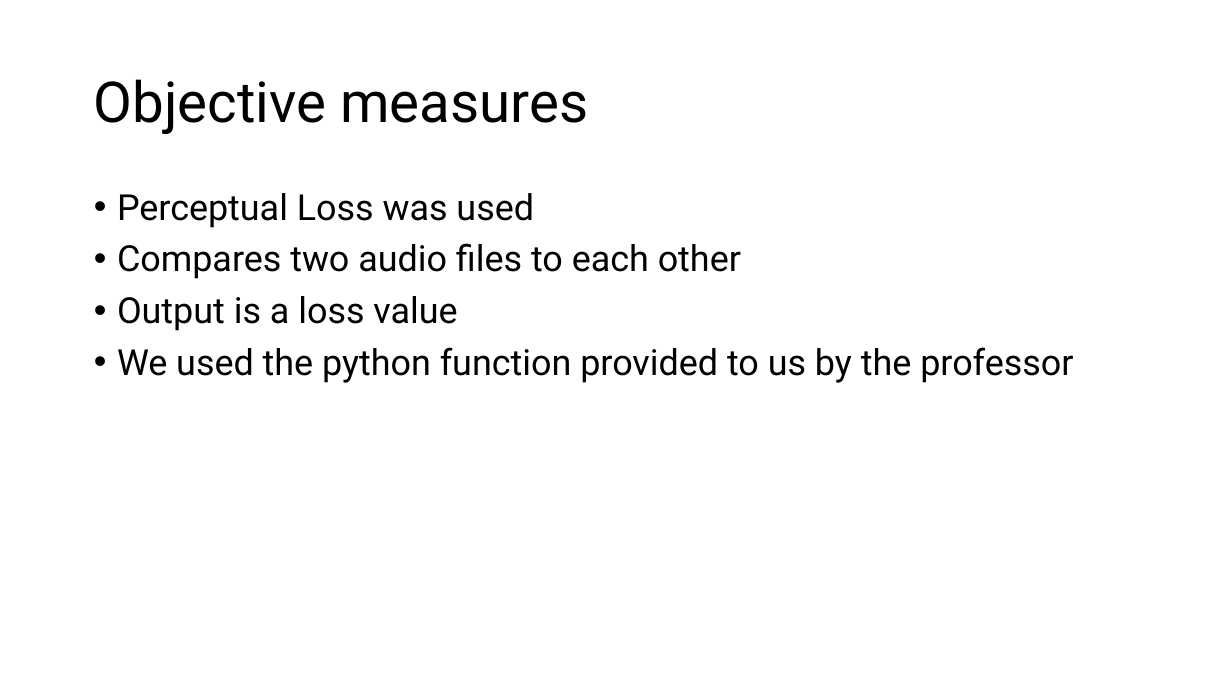
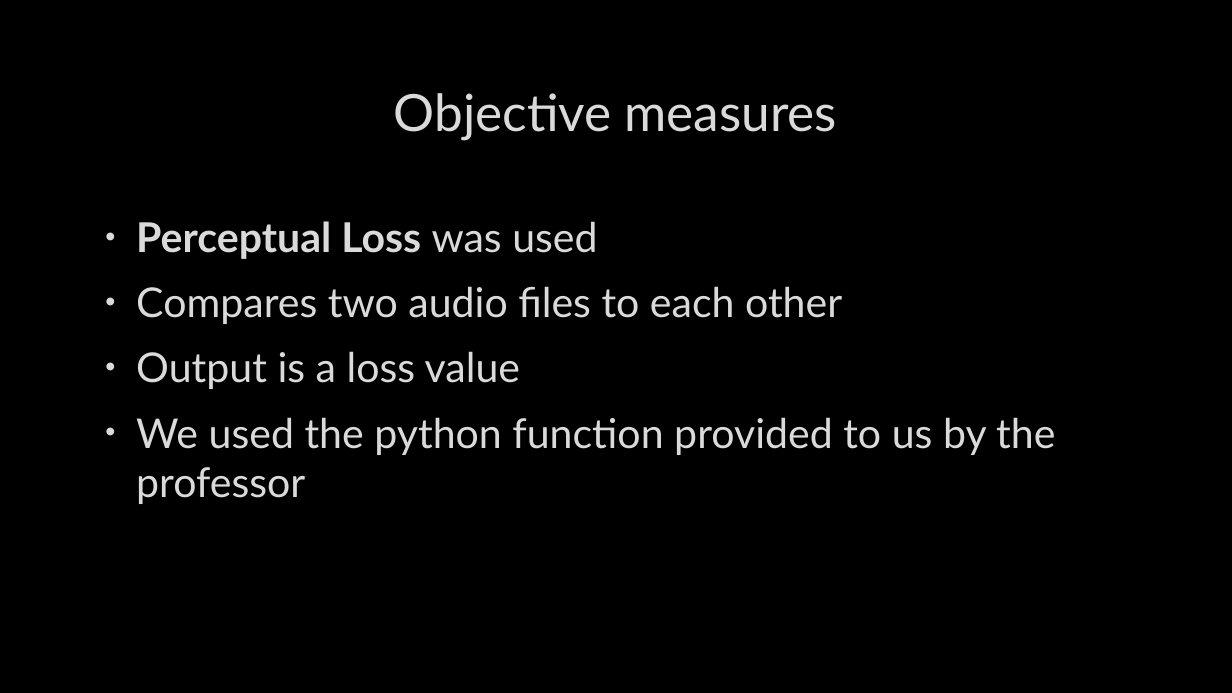
Before and after one commit to NiklasNymark/MRSP_Seminar_Project_Group1, a slide deck: slide 3 of presentation_group1.pptx. Drawn at 1232x693 pixels with LibreOffice and Linux fonts; fonts in the diff are those of the drawing; background and template pictures are left out. Boxes give left, top, right and bottom in pixels: in the first picture for what was removed or moved away, otherwise in the second. Text is boxed around its words. In the diff, an @@ line names an element or a change of style, - is before the commit and + after.

```diff
--- a/presentation_group1.pptx
+++ b/presentation_group1.pptx
@@ background #FFFFFF to picture (left out) @@
@@ title "Objective measures": place and size @@
-title "Objective measures" at <box>94,79,588,134</box>
+title "Objective measures" at <box>394,93,837,140</box>
@@ title "Objective measures" at <box>394,93,837,140</box>: size 44 to 40 pt, font Roboto to Lato, text colour #000000 to #DADADA, letter outline none to #404040 0.75 pt; alignment left to centre; line spacing 0.9 to 1 @@
@@ text "Perceptual Loss was used": place and size @@
-text "Perceptual Loss was used" at <box>117,193,1073,383</box>
+text "Perceptual Loss was used" at <box>136,221,1055,504</box>
@@ text "Perceptual Loss was used" at <box>136,221,1055,504</box>: size 28 to 32 pt, font Roboto to Lato, text colour #000000 to #DADADA, letter outline none to #404040 0.75 pt; bold on in "Perceptual Loss"; indent changed; line spacing 0.9 to 1; more space between paragraphs @@
```
Also in this commit, not shown: 6 other slides changed, 1 other file.
